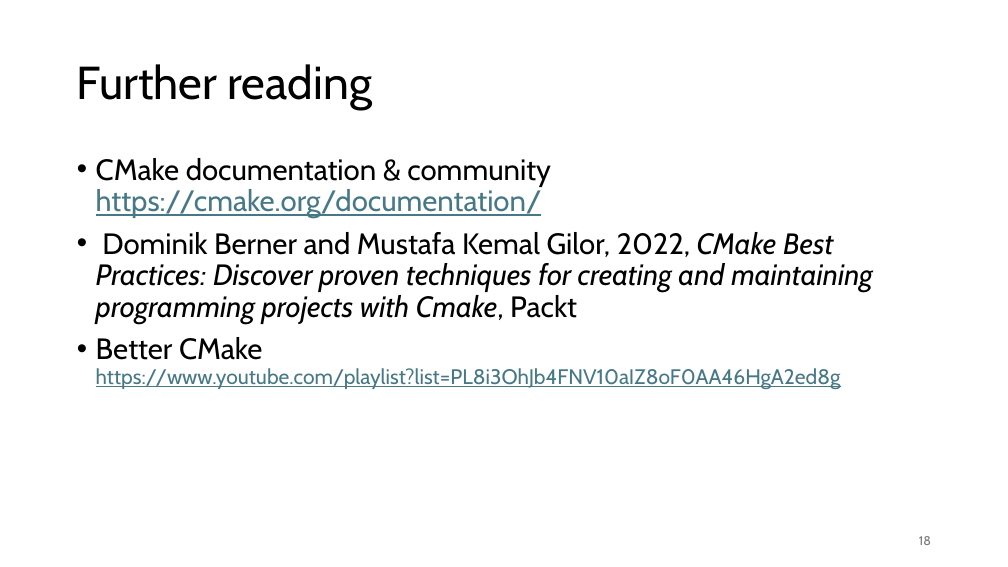
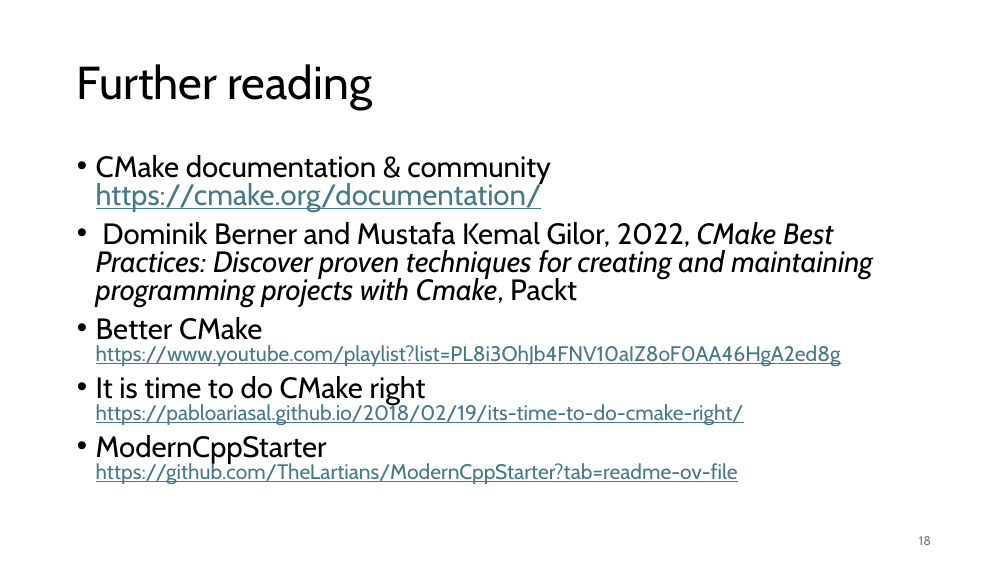
Before and after one commit to gjbex/C-plus-plus-software-engineering, a slide deck: slide 18 of cpp_software_engineering.pptx. Drawn at 1008x567 pixels with LibreOffice and Linux fonts; fonts in the diff are those of the drawing. Boxes give left, top, right and bottom in pixels: in the first picture for what was removed or moved away, otherwise in the second. Text is boxed around its words. In the diff, an @@ line names an element or a change of style, - is before the commit and + after.

Commit message:
Add CMake references

```diff
--- a/cpp_software_engineering.pptx
+++ b/cpp_software_engineering.pptx
@@ text at [96, 155, 873, 366]: line spacing 0.9 to 0.8 @@
@@ text at [96, 376, 744, 484]: paragraphs added @@
+• It is time to do CMake right
+  https://pabloariasal.github.io/2018/02/19/its-time-to-do-cmake-right/
+• ModernCppStarter
+  https://github.com/TheLartians/ModernCppStarter?tab=readme-ov-file
```
